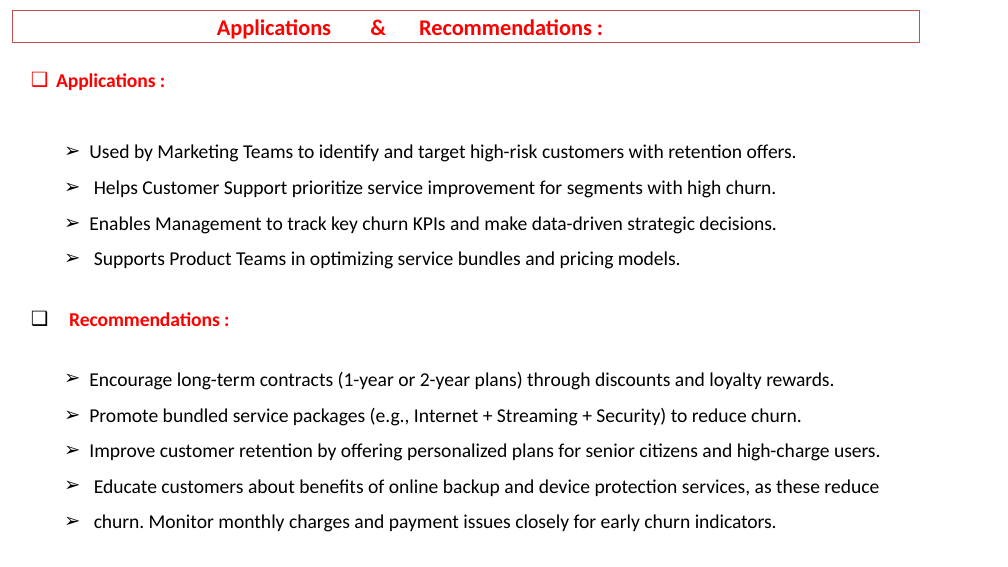
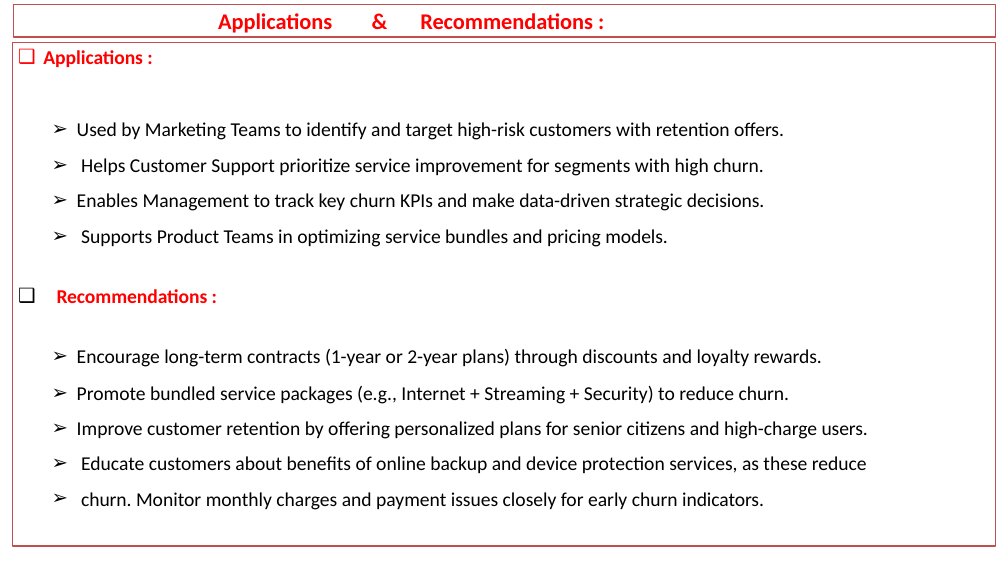
Before and after one commit to yuvaraju0200/telecom-customer-churn-analysis, a slide deck: slide 14 of Red and Green Modern Customer Support Presentation (1).pptx (slide 15 before the commit). Drawn at 1008x567 pixels with LibreOffice and Linux fonts; fonts in the diff are those of the drawing. Boxes give left, top, right and bottom in pixels: in the first picture for what was removed or moved away, otherwise in the second. Text is boxed around its words. In the diff, an @@ line names an element or a change of style, - is before the commit and + after.

```diff
--- a/Red and Green Modern Customer Support Presentation (1).pptx
+++ b/Red and Green Modern Customer Support Presentation (1).pptx
@@ rectangle "Applications & Recommendations :": place and size @@
-rectangle "Applications & Recommendations :" at bbox=[13, 11, 920, 43]
+rectangle "Applications & Recommendations :" at bbox=[14, 5, 995, 37]
@@ rectangle "Applications :": place and size @@
-rectangle "Applications :" at bbox=[56, 73, 880, 532]
+rectangle "Applications :" at bbox=[13, 43, 995, 546]
@@ rectangle "Applications :" at bbox=[13, 43, 995, 546]: fill none to #FFFFFF; outline none to #C0504D 2 pt @@
```
Also in this commit, not shown: 8 other slides changed, 4 slides added, 5 slides removed.
